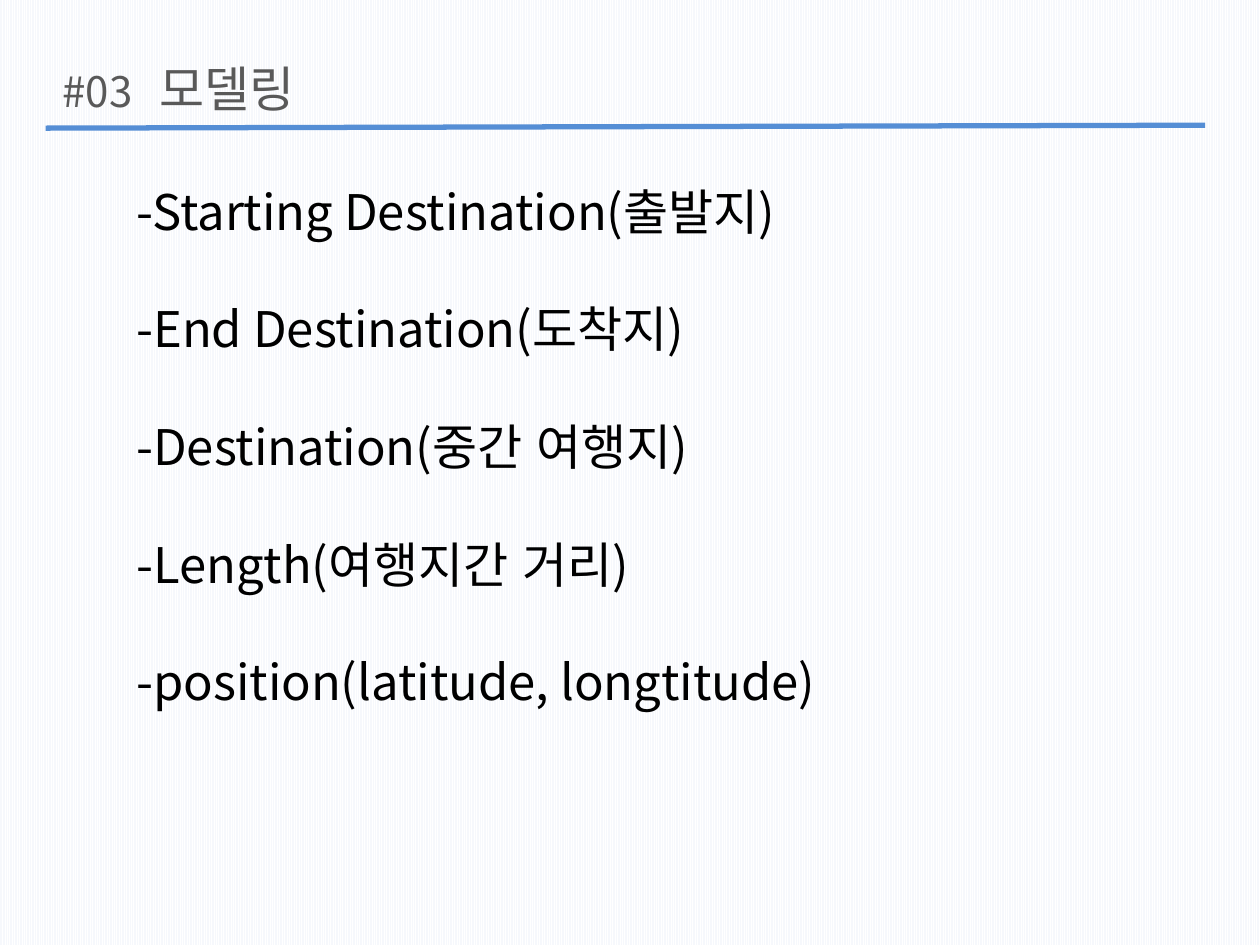
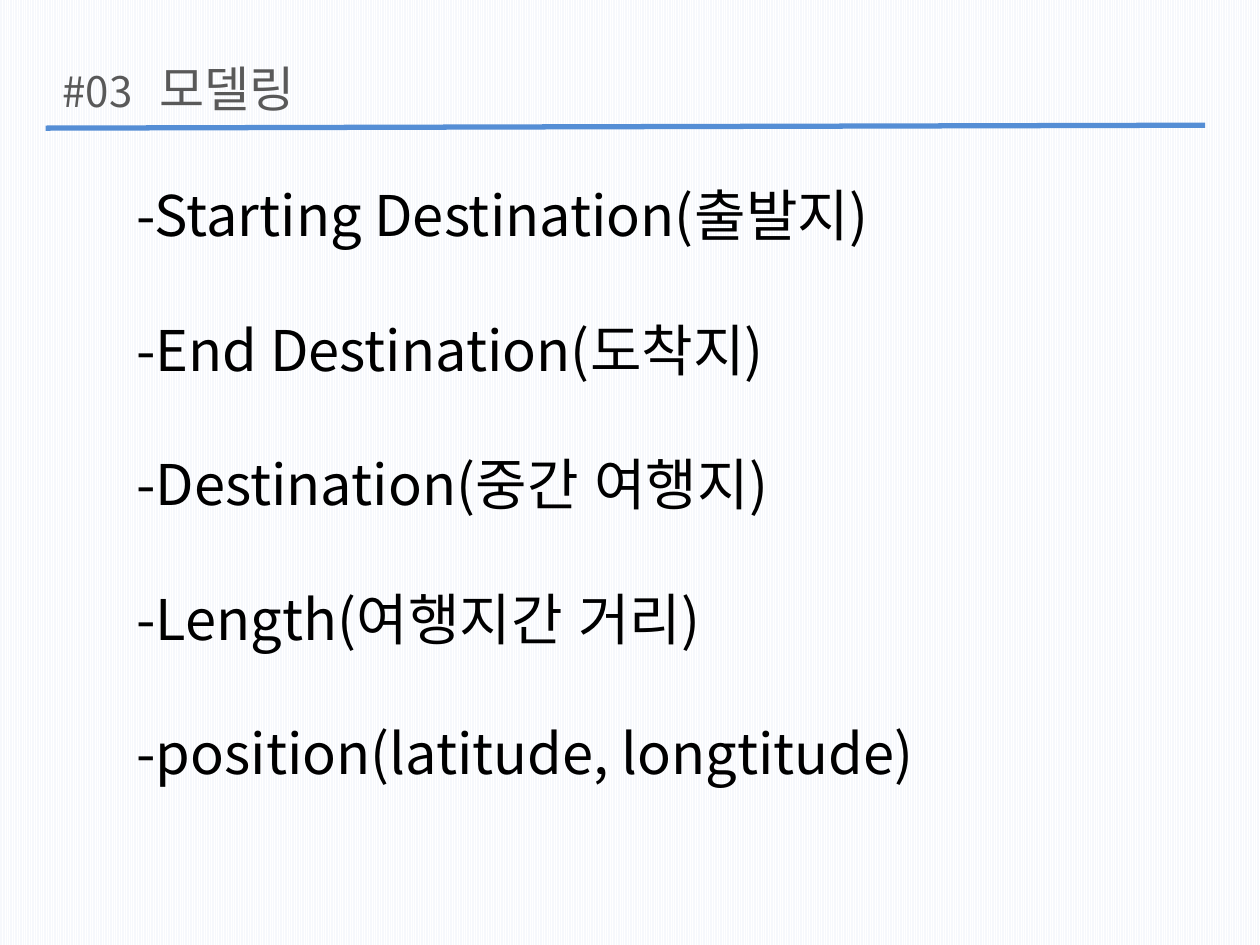
Before and after one commit to wlgh325/DS, a slide deck: slide 10 of 자구발표2.pptx. Drawn at 1260x945 pixels with LibreOffice and Linux fonts; fonts in the diff are those of the drawing. Boxes give left, top, right and bottom in pixels: in the first picture for what was removed or moved away, otherwise in the second. Text is boxed around its words. In the diff, an @@ line names an element or a change of style, - is before the commit and + after.

```diff
--- a/자구발표2.pptx
+++ b/자구발표2.pptx
@@ text "-Starting Destination(출발지)" at (136, 189, 914, 788): size 28 to 32 pt @@
```
Also in this commit, not shown: 10 other slides changed, 3 slides added.
